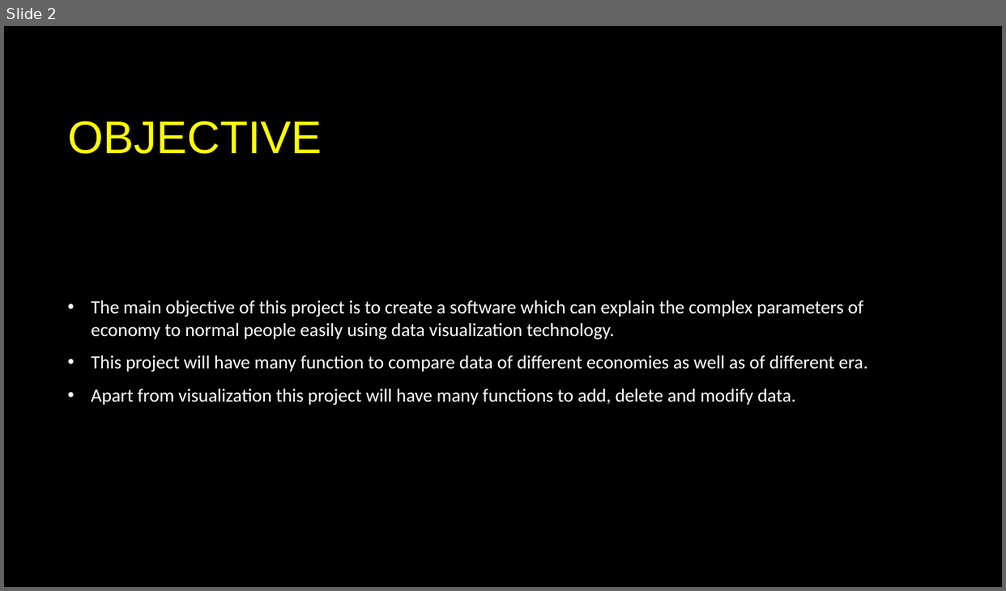
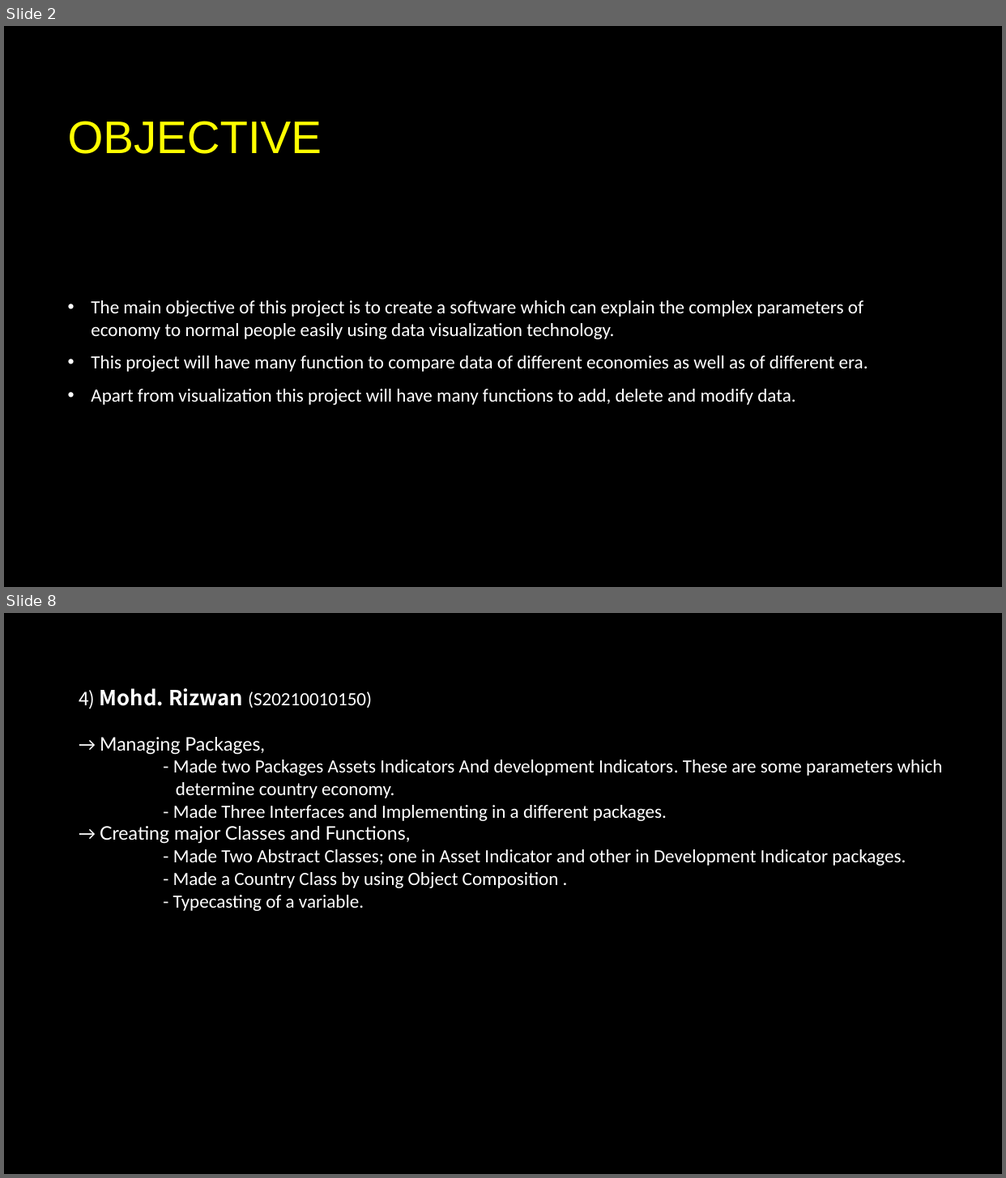
Before and after one commit to AvatarAarav/Economy_Data_Visualization, a slide deck: Presentation/Economy_Data_Visualizaton_Presentation.pptx. Shown one above the other, each under a label of ours: slide 2 before the commit, slides 2 and 8 after it; the slides between them are not shown. The pictures are 1006x591 and 1006x1178 pixels, drawn with LibreOffice and Linux fonts; fonts in the diff are those of the drawing; background and template pictures are left out. Boxes give left, top, right and bottom in pixels: in the first picture for what was removed or moved away, otherwise in the second. Text is boxed around its words. In the diff, an @@ line names an element or a change of style, - is before the commit and + after.

```diff
--- a/Presentation/Economy_Data_Visualizaton_Presentation.pptx
+++ b/Presentation/Economy_Data_Visualizaton_Presentation.pptx
@@ slide 8 added at (x1=4, y1=613, x2=1002, y2=1174), background picture (left out) @@
@@ text added at (x1=79, y1=688, x2=943, y2=911), 18 pt, text #FFFFFF @@
+4) Mohd. Rizwan (S20210010150)
+→ Managing Packages,
+- Made two Packages Assets Indicators And development Indicators. These are some parameters which
+determine country economy.
+- Made Three Interfaces and Implementing in a different packages.
+→ Creating major Classes and Functions,
+- Made Two Abstract Classes; one in Asset Indicator and other in Development Indicator packages.
+- Made a Country Class by using Object Composition .
+- Typecasting of a variable.
```
Also in this commit, not shown: 1 slide changed, 5 other slides added, 5 slides removed, 5 other files.
